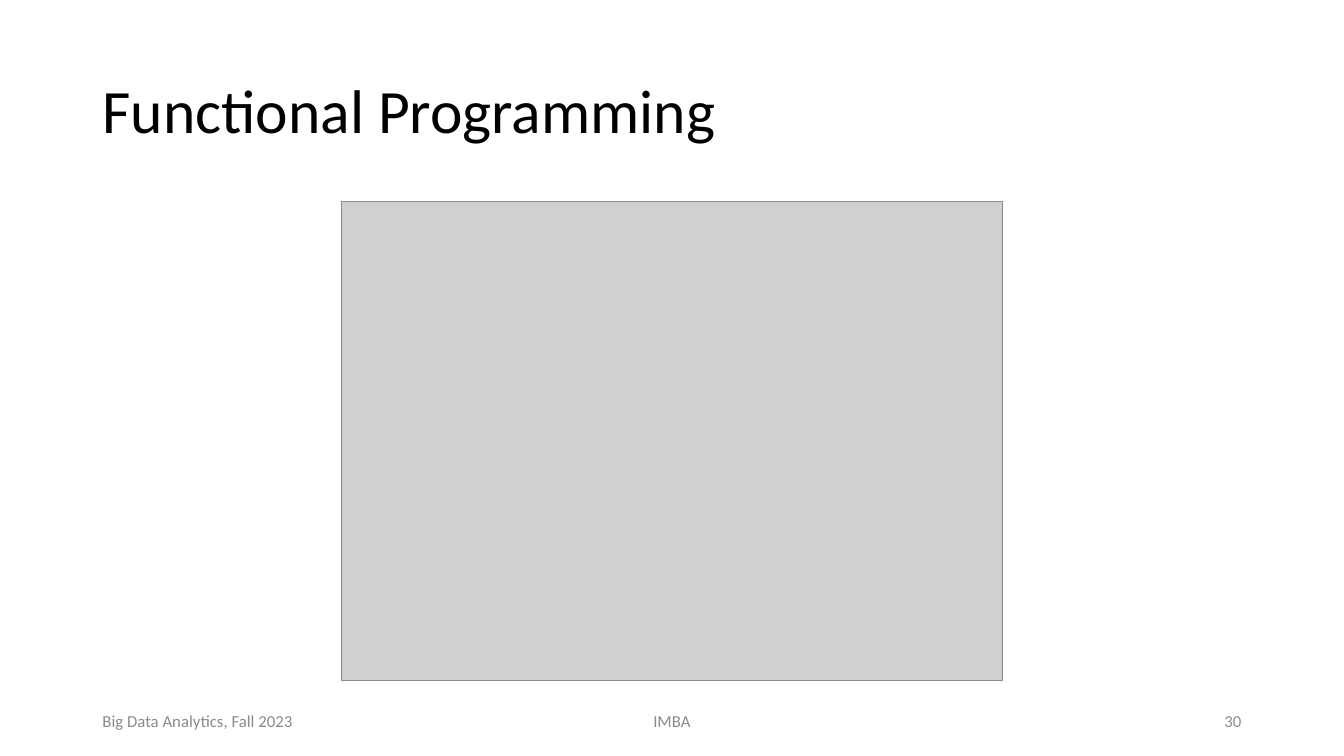
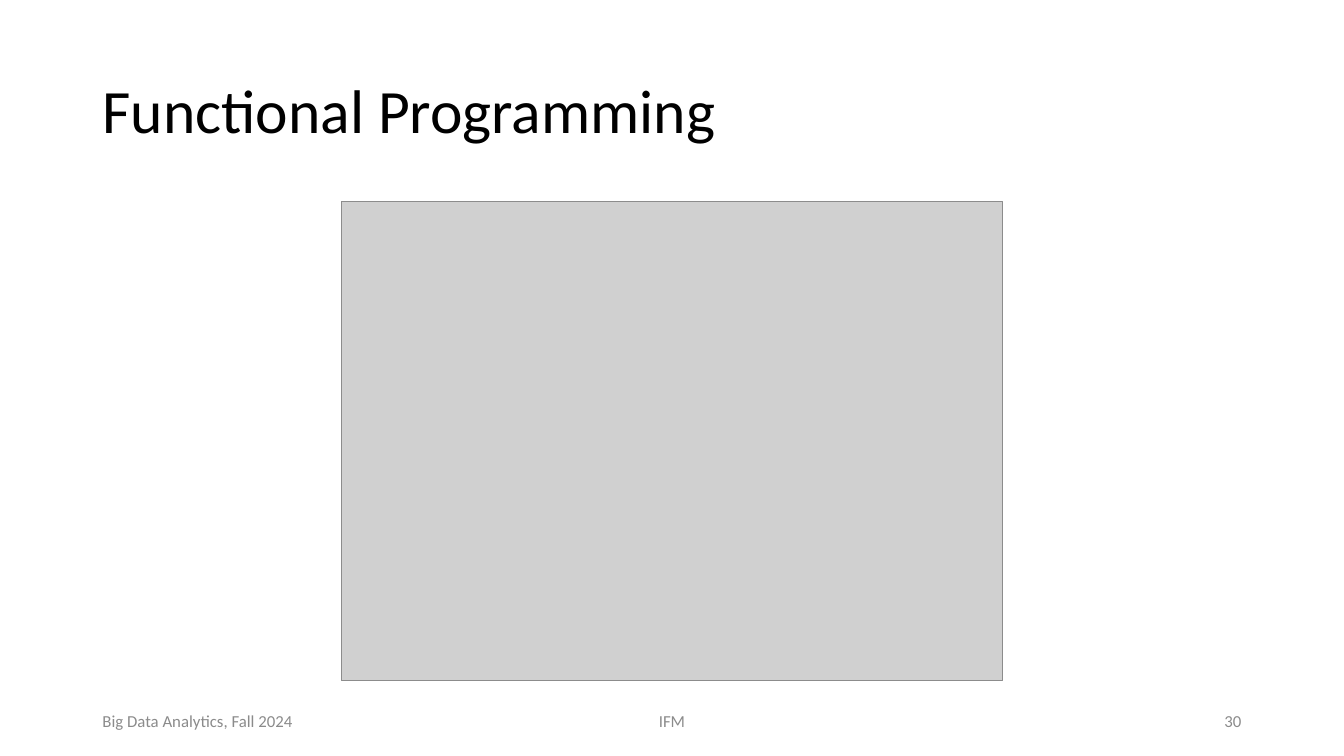
Before and after one commit to chriswjh/chriswjh.github.io, a slide deck: slide 30 of BDA_IFM/01-Introduction.pptx. Drawn at 1344x756 pixels with LibreOffice and Linux fonts; fonts in the diff are those of the drawing; grey boxes stand for pictures. Boxes give left, top, right and bottom in pixels: in the first picture for what was removed or moved away, otherwise in the second. Text is boxed around its words. In the diff, an @@ line names an element or a change of style, - is before the commit and + after.

```diff
--- a/BDA_IFM/01-Introduction.pptx
+++ b/BDA_IFM/01-Introduction.pptx
@@ text at (x1=102, y1=715, x2=292, y2=730): text changed @@
-Big Data Analytics, Fall 2023
+Big Data Analytics, Fall 2024
@@ text at (x1=659, y1=716, x2=685, y2=727): text changed @@
-IMBA
+IFM
```
Also in this commit, not shown: 38 other slides changed.
